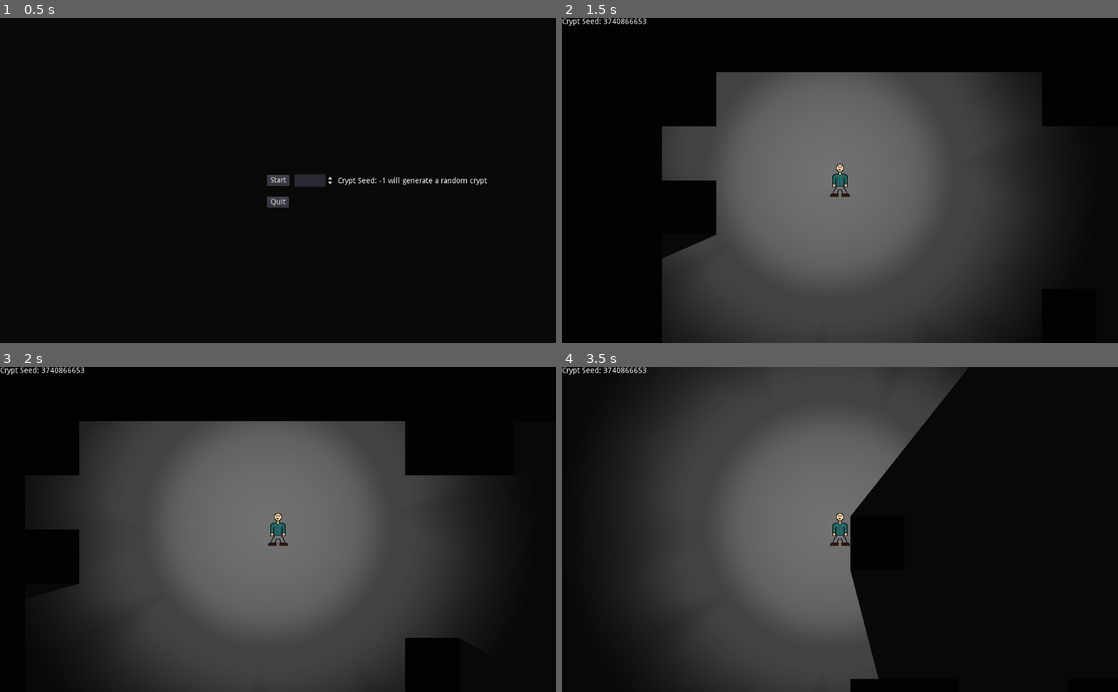
Above: before the commit, frames 1-4 (two rows, left to right).
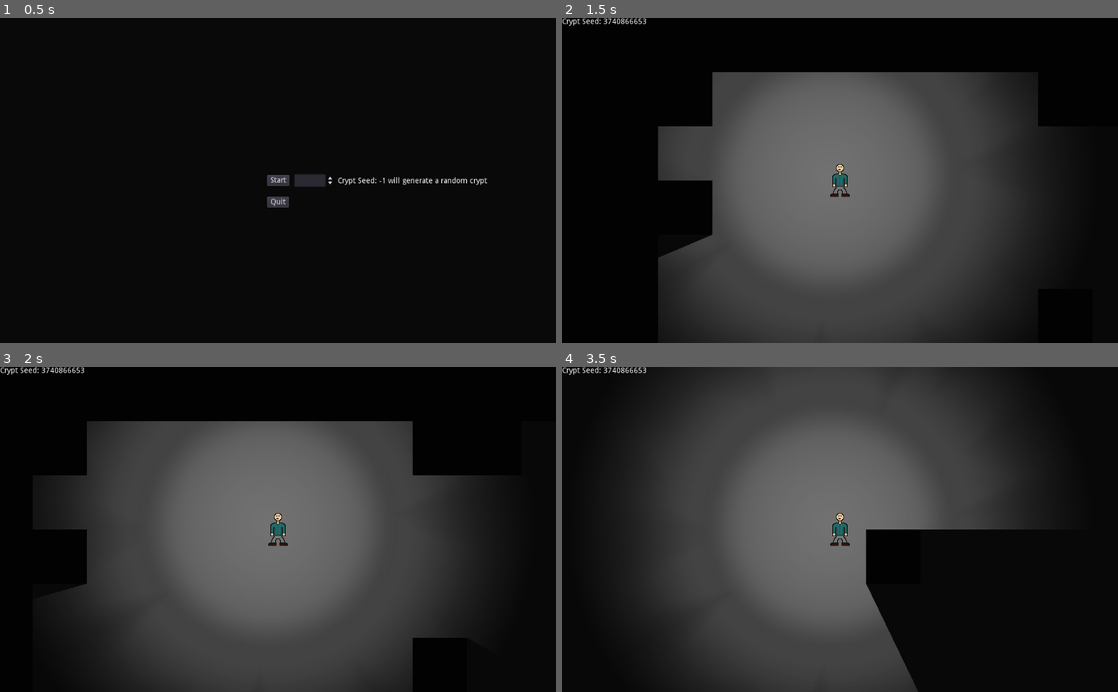
Above: after the commit, the same moments.

Repository: jamesaorson/into-the-crypt
Game: Godot game, scene res://ui/main_menu/main_menu.tscn
Two runs of this game, one before a commit and one after it. Both use one fixed random seed, a clock stepped at 60 frames per second and the inputs below.
Inputs:
- Up to frame 1 (0.5 s): no input
- Up to frame 2 (1.5 s): click "Start" at 0.5 s; tap Enter at 1.25 s; hold D (player_move_right_0) from 1.28 s (still down)
- Up to frame 3 (2 s): keep holding D (player_move_right_0)
- Up to frame 4 (3.5 s): release D (player_move_right_0) at 2.03 s; hold S (player_move_down_0) 2.03-2.78 s; hold D (player_move_right_0) from 2.78 s (still down)

Frame 1 is identical in both runs. In frame 2, 0.6% of the frame differs, in the area x 17-87%, y 16-93%; in frame 3, 0.9%; in frame 4, 12%, in the area x 51-84%, y 1-100%.

Commit message:
Smooth light resizing and simplify the math

Diff:
--- a/models/Actor.gd
+++ b/models/Actor.gd
@@ -7,6 +7,7 @@
 var width
 var height
 var velocity
+var maxVelocity
 var walkingSpeed
 var sprintingSpeed
 var isSprinting
@@ -16,6 +17,7 @@
 		   width = 0,
 		   height = 0,
 		   velocity = Vector2(),
+		   maxVelocity = 0,
 		   walkingSpeed = 0,
 		   sprintingSpeed = 0,
 		   isSprinting = false):
@@ -24,6 +26,7 @@
 	self.width = width
 	self.height = height
 	self.velocity = velocity
+	self.maxVelocity = maxVelocity
 	self.walkingSpeed = walkingSpeed
 	self.sprintingSpeed = sprintingSpeed
 	self.isSprinting = isSprinting
--- a/models/Enemy.gd
+++ b/models/Enemy.gd
@@ -12,6 +12,7 @@
 		   width = 0,
 		   height = 0,
 		   velocity = Vector2(),
+		   maxVelocity = 0,
 		   walkingSpeed = 0,
 		   sprintingSpeed = 0,
 		   isSprinting = false,
--- a/models/Player.gd
+++ b/models/Player.gd
@@ -3,7 +3,8 @@
 class_name Player
 
 var playerIndex
-var friction
+var maxHealth
+var health
 var timeStart
 var timeElapsed
 var lightNode
@@ -14,18 +15,21 @@
 		   width = 0,
 		   height = 0,
 		   velocity = Vector2(),
+		   maxVelocity = 0,
 		   walkingSpeed = 0,
 		   sprintingSpeed = 0,
 		   isSprinting = false,
 		   playerIndex = -1,
-		   friction = 0,
+		   maxHealth = 1,
+		   health = 1,
 		   timeStart = null,
 		   timeElapsed = null,
 		   lightNode = null,
 		   debugInfo = null):
-	._init(instance, position, width, height, velocity, walkingSpeed, sprintingSpeed, isSprinting)
+	._init(instance, position, width, height, velocity, maxVelocity, walkingSpeed, sprintingSpeed, isSprinting)
 	self.playerIndex = playerIndex
-	self.friction = friction
+	self.maxHealth = maxHealth
+	self.health = health
 	self.timeStart = timeStart
 	self.timeElapsed = timeElapsed
 	self.lightNode = lightNode
--- a/player/player_globals.gd
+++ b/player/player_globals.gd
@@ -6,6 +6,8 @@
 const DOWN = { vector = -UP.vector, inputName = "player_move_down_0" }
 const LEFT = { vector = Vector2(-1, 0), inputName = "player_move_left_0" }
 const RIGHT = { vector = -LEFT.vector, inputName = "player_move_right_0" }
+
+var friction = 0.85
 
 var numberOfPlayers = 1
 
@@ -16,11 +18,11 @@
 		2,
 		3,
 		Vector2(),
+		7,
 		1000,
 		3000,
 		false,
-		0,
-		0.9
+		0
 	),
 	Player.new(
 		null,
@@ -28,10 +30,10 @@
 		2,
 		3,
 		Vector2(),
+		7,
 		1000,
 		3000,
 		false,
-		1,
-		0.9
+		1
 	)
 ]
--- a/player/player_kinematic_body.gd
+++ b/player/player_kinematic_body.gd
@@ -24,8 +24,8 @@
 
 func _process(delta):
 	player.timeElapsed = OS.get_unix_time() - player.timeStart
-	if player.timeElapsed > 0 and player.lightNode != null:
-		player.lightNode.update_size(player.timeElapsed)
+	if player.lightNode != null:
+		player.lightNode.update_size(delta)
 
 func create_light(playerIndex):
 	var playerLight = player_globals.players[playerIndex].lightNode
@@ -33,7 +33,6 @@
 		playerLight = playerLightScene.instance()
 		add_child(playerLight)
 		player_globals.players[playerIndex].lightNode = playerLight
-		print("Creating light: ", playerIndex)
 
 func create_debug_info():
 	var debugInfo = player_globals.players[0].debugInfo
@@ -52,16 +51,23 @@
 		player.isSprinting = false
 	var speed = player.sprintingSpeed if player.isSprinting else player.walkingSpeed
 
+	var movementMade = false
 	if Input.is_action_pressed(UP.inputName):
+		movementMade = true
 		player.velocity += UP.vector * Input.get_action_strength(UP.inputName) * speed
 	if Input.is_action_pressed(DOWN.inputName):
+		movementMade = true
 		player.velocity += DOWN.vector * Input.get_action_strength(DOWN.inputName) * speed
 	if Input.is_action_pressed(LEFT.inputName):
+		movementMade = true
 		player.velocity += LEFT.vector * Input.get_action_strength(LEFT.inputName) * speed
 	if Input.is_action_pressed(RIGHT.inputName):
+		movementMade = true
 		player.velocity += RIGHT.vector * Input.get_action_strength(RIGHT.inputName) * speed
 
-	player.velocity *= player.friction
+	player.velocity = player.velocity.clamped(player.maxVelocity * speed)
+	if not movementMade:
+		player.velocity *= player_globals.friction
 
 func set_player_index(newPlayerIndex):
 	var tempTimeStart = player.timeStart
--- a/player/player_light/player_light.gd
+++ b/player/player_light/player_light.gd
@@ -5,8 +5,8 @@
 func _init():
 	self.initialScale = float(texture_scale)
 
-func update_size(timeElapsed):
-	if timeElapsed > 0 and texture_scale > 0:
-		texture_scale = self.initialScale / max((float(timeElapsed) * player_light_globals.timeScale), self.initialScale)
+func update_size(delta):
+	if texture_scale > 0:
+		texture_scale -= (player_light_globals.timeScale * delta)
 		if texture_scale <= 0.1:
 			texture_scale = 0
--- a/player/player_light/player_light_globals.gd
+++ b/player/player_light/player_light_globals.gd
@@ -1,3 +1,3 @@
 extends Node
 
-var timeScale = 0.2
+var timeScale = 0.01
